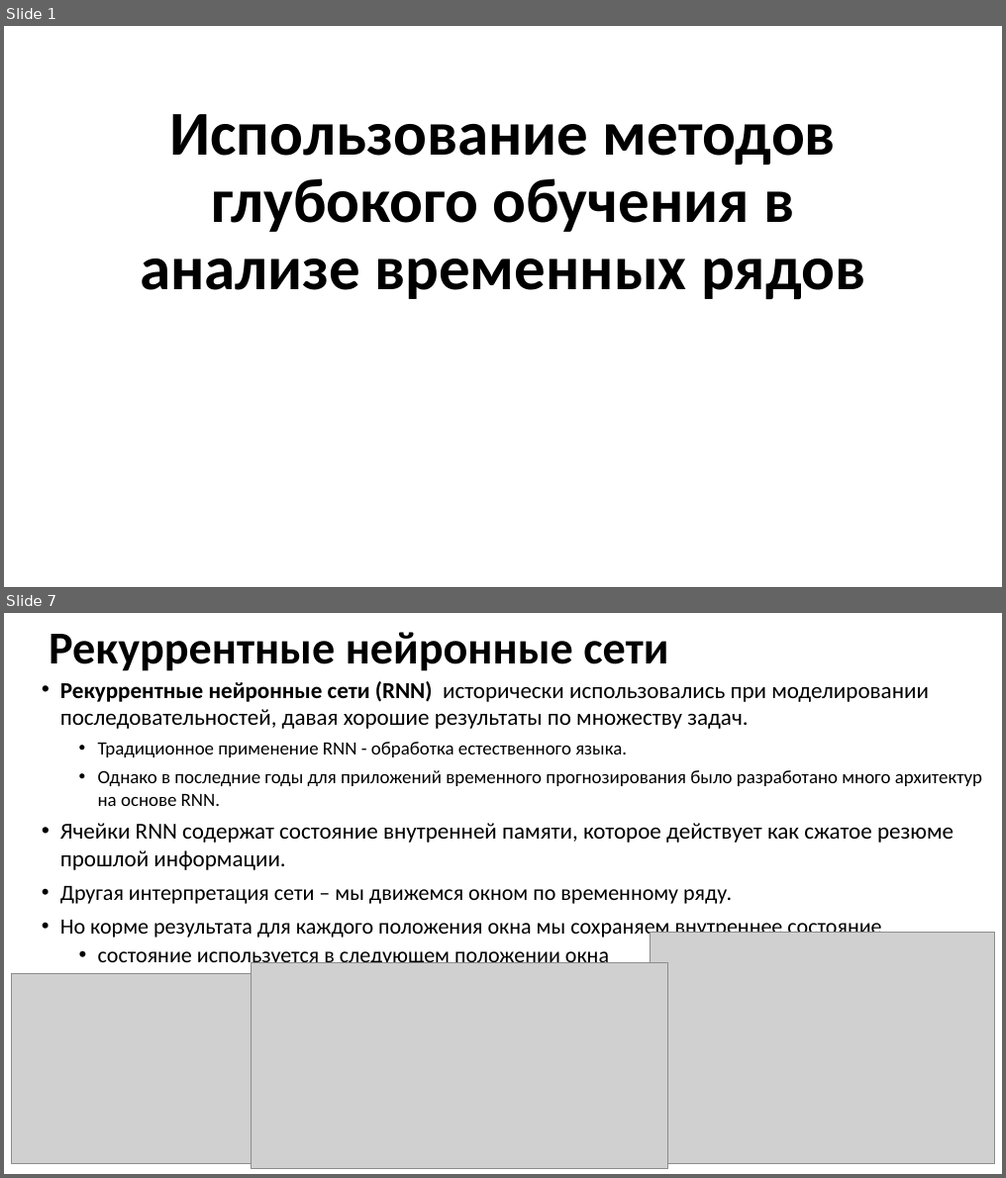
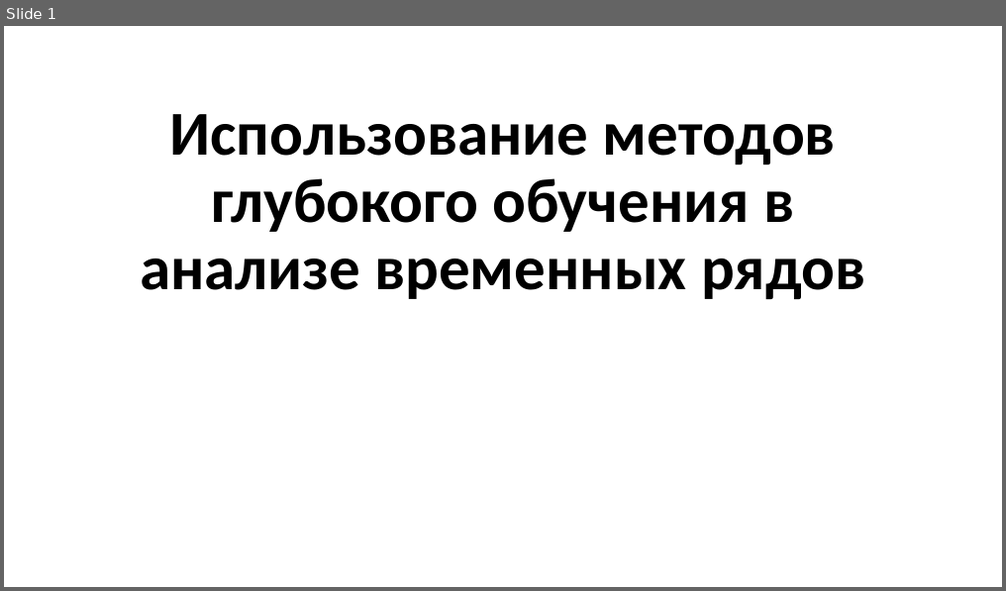
Before and after one commit to MVRonkin/TimeSeriesCourse, a slide deck: 2025/LEC/07-3 Transformers.pptx. Shown one above the other, each under a label of ours: slides 1 and 7 before the commit, slide 1 after it; the slides between them are not shown. The pictures are 1006x1178 and 1006x591 pixels, drawn with LibreOffice and Linux fonts; fonts in the diff are those of the drawing; grey boxes stand for pictures. Boxes give left, top, right and bottom in pixels: in the first picture for what was removed or moved away, otherwise in the second. Text is boxed around its words. In the diff, an @@ line names an element or a change of style, - is before the commit and + after.

```diff
--- a/2025/LEC/07-3 Transformers.pptx
+++ b/2025/LEC/07-3 Transformers.pptx
@@ slide 7 removed at [4,613,1002,1174], background #FFFFFF @@
@@ title removed at [49,632,668,671] @@
-Рекуррентные нейронные сети
@@ rectangle removed at [496,613,511,633] @@
@@ text removed at [60,681,982,969] @@
-• Рекуррентные нейронные сети (RNN) исторически использовались при моделировании последовательностей, давая хорошие результаты по множеству задач.
-  • Традиционное применение RNN - обработка естественного языка.
-  • Однако в последние годы для приложений временного прогнозирования было разработано много архитектур на основе RNN.
-• Ячейки RNN содержат состояние внутренней памяти, которое действует как сжатое резюме прошлой информации.
-• Другая интерпретация сети – мы движемся окном по временному ряду.
-• Но корме результата для каждого положения окна мы сохраняем внутреннее состояние
-  • состояние используется в следующем положении окна
@@ picture removed at [649,932,995,1164] @@
@@ picture removed at [252,962,668,1169] @@
@@ picture removed at [12,974,252,1164] @@
```
Also in this commit, not shown: 2 slides changed, 12 slides added, 36 other slides removed.
